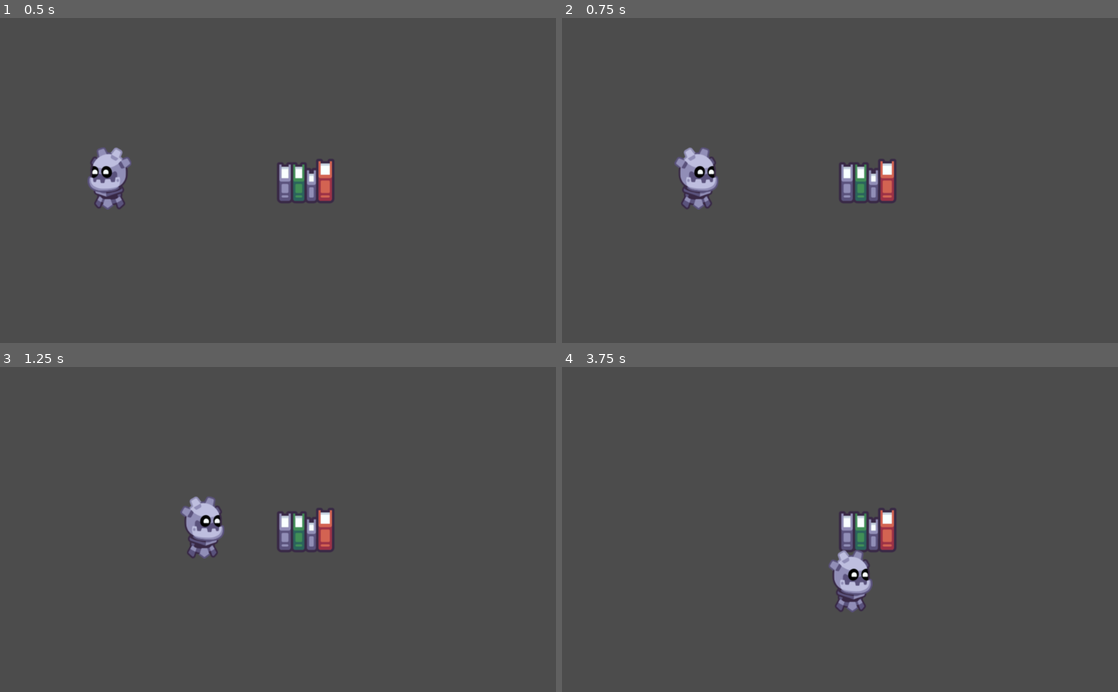
Above: before the commit, frames 1-4 (two rows, left to right).
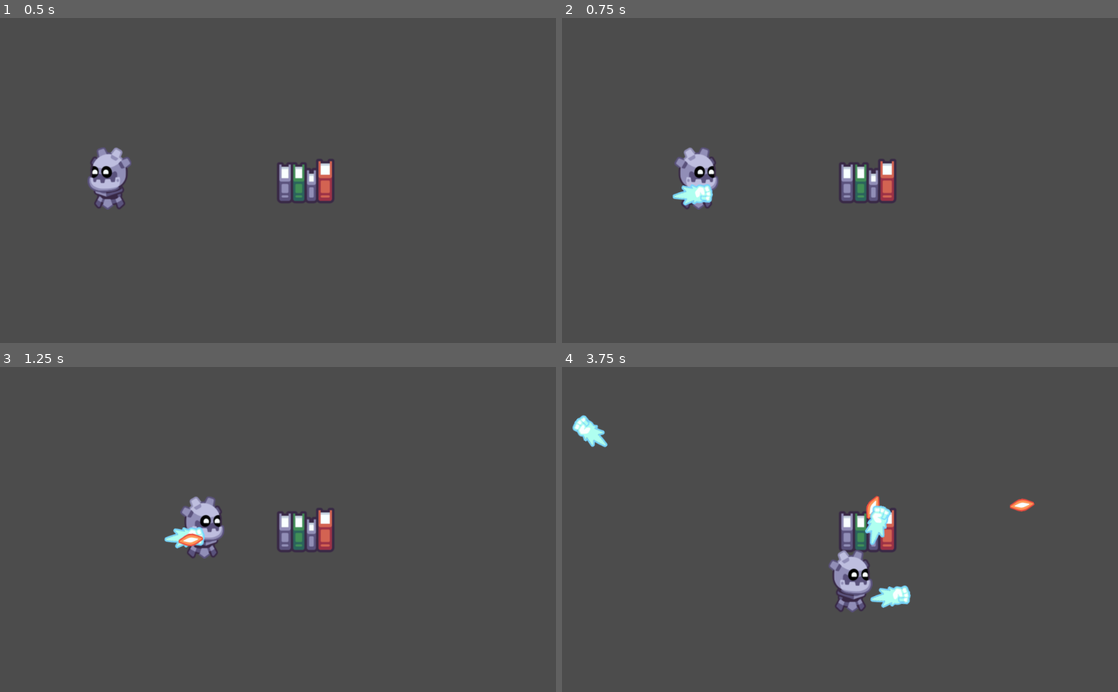
Above: after the commit, the same moments.

Repository: NPGodotEngine/Hack_And_Slash
Game: Godot game, scene res://Levels/TestLevel.tscn
Same seed, same stepped clock (60 frames per second), same inputs: the game is played once before the commit and once after it. The project has no main scene, so this scene is started directly.
Inputs (mouse positions are in pixels of both pictures, inside the frame that each line leads up to):
- Up to frame 1 (0.5 s): no input
- Up to frame 2 (0.75 s): tap Enter at 0.5 s; move the mouse to (962, 164) at 0.52 s; press the mouse at (962, 164) at 0.53 s; hold D (move_right) from 0.53 s (still down)
- Up to frame 3 (1.25 s): keep holding D (move_right); right-click (400, 513) at 0.8 s
- Up to frame 4 (3.75 s): move the mouse to (728, 545) at 1.27 s; release D (move_right) at 1.28 s; release the mouse at (728, 545) at 1.28 s; hold S (move_down) 1.28-2.03 s; right-click (728, 545) at 1.35 s; click (728, 545) at 1.55 s; move the mouse to (895, 458) at 2.02 s; press the mouse at (895, 458) at 2.03 s; hold D (move_right) 2.03-2.78 s; right-click (895, 458) at 2.3 s; move the mouse to (812, 594) at 2.77 s; release the mouse at (812, 594) at 2.78 s; hold W (move_up) 2.78-3.53 s; right-click (812, 594) at 2.85 s; click (812, 594) at 3.05 s; move the mouse to (1006, 578) at 3.52 s; press the mouse at (1006, 578) at 3.53 s; hold A (move_left) from 3.53 s (still down)

Frame 1 is identical in both runs. In frame 2, 0.3% of the frame differs, in the area x 19-28%, y 51-58%; in frame 3, 0.3%; in frame 4, 1.3%, in the area x 1-85%, y 14-75%.

Commit message:
add ActiveSkillHolder and generice ActiveSkill. Shoot active skill that is assigned to the slot.

Diff:
--- /dev/null
+++ b/Bullets/Bullet.gd
@@ -0,0 +1,31 @@
+extends Area2D
+
+# Bullet speed
+export var speed := 200.0
+
+# Bullet damage
+export var damage := 0
+
+# Bullet life span duration
+export var life_span := 3.0
+
+# Life span timer
+onready var life_span_timer := $LifeSpanTimer
+
+# Bullet travel direction
+var direction := Vector2.ZERO
+
+func _ready() -> void:
+    life_span_timer.wait_time = life_span
+    life_span_timer.one_shot = true
+    life_span_timer.connect("timeout", self, "queue_free")
+    life_span_timer.start()
+
+func _exit_tree() -> void:
+    if life_span_timer:
+        life_span_timer.disconnect("timeout", self, "queue_free")
+
+func _physics_process(delta: float) -> void:
+    var velocity := direction.normalized() * speed * delta
+    global_rotation = direction.angle()
+    global_position += velocity
--- /dev/null
+++ b/Bullets/FireBullet/FireBullet.tscn
@@ -0,0 +1,19 @@
+[gd_scene load_steps=4 format=2]
+
+[ext_resource path="res://Bullets/Bullet.gd" type="Script" id=1]
+[ext_resource path="res://Bullets/FireBullet/fire.png" type="Texture" id=2]
+
+[sub_resource type="CircleShape2D" id=1]
+radius = 12.0
+
+[node name="FireBullet" type="Area2D"]
+position = Vector2( 85, 318 )
+script = ExtResource( 1 )
+
+[node name="Skin" type="Sprite" parent="."]
+texture = ExtResource( 2 )
+
+[node name="CollisionShape2D" type="CollisionShape2D" parent="."]
+shape = SubResource( 1 )
+
+[node name="LifeSpanTimer" type="Timer" parent="."]
--- /dev/null
+++ b/Bullets/IceBullet/IceBullet.tscn
@@ -0,0 +1,11 @@
+[gd_scene load_steps=4 format=2]
+
+[ext_resource path="res://Bullets/FireBullet/FireBullet.tscn" type="PackedScene" id=1]
+[ext_resource path="res://Bullets/IceBullet/ice.png" type="Texture" id=2]
+[ext_resource path="res://Bullets/Bullet.gd" type="Script" id=3]
+
+[node name="IceBullet" instance=ExtResource( 1 )]
+script = ExtResource( 3 )
+
+[node name="Skin" parent="." index="0"]
+texture = ExtResource( 2 )
--- a/Player/Player.tscn
+++ b/Player/Player.tscn
@@ -1,8 +1,11 @@
-[gd_scene load_steps=5 format=2]
+[gd_scene load_steps=8 format=2]
 
 [ext_resource path="res://Player/Player.png" type="Texture" id=1]
 [ext_resource path="res://Player/Player.gd" type="Script" id=2]
 [ext_resource path="res://Player/PlayerSkin.gd" type="Script" id=3]
+[ext_resource path="res://Skills/ActiveSkillHolder/ActiveSkillHolder.tscn" type="PackedScene" id=4]
+[ext_resource path="res://Skills/ActiveSkills/FireSkill/FireSkill.tscn" type="PackedScene" id=5]
+[ext_resource path="res://Skills/ActiveSkills/IceSkill/IceSkill.tscn" type="PackedScene" id=6]
 
 [sub_resource type="CapsuleShape2D" id=1]
 radius = 36.0
@@ -20,3 +23,7 @@
 [node name="CollisionShape2D" type="CollisionShape2D" parent="."]
 position = Vector2( 1, -46 )
 shape = SubResource( 1 )
+
+[node name="ActiveSkillHolder" parent="." instance=ExtResource( 4 )]
+position = Vector2( 0, -14 )
+skills = [ ExtResource( 6 ), ExtResource( 5 ) ]
--- /dev/null
+++ b/Skills/ActiveSkillHolder/ActiveSkillHolder.gd
@@ -0,0 +1,38 @@
+# A class holde number of active skills
+# and control of active skill
+class_name ActiveSkillHolder
+extends Position2D
+
+# Number of active skills allowed to be use
+const NUM_SKILLS = 2
+
+# For quick load up preset skill
+export (Array, PackedScene) var skills = []
+
+# List of active skills
+var active_skills: Array = []
+
+func _ready() -> void:
+    active_skills.resize(NUM_SKILLS)
+
+    # load up preset skills
+    for i in skills.size():
+        var skill: ActiveSkill = skills[i].instance()
+        add_child(skill)
+        skill.position = Vector2.ZERO
+        skill.rotation = rotation
+        active_skills[i] = skill
+
+func _physics_process(_delta: float) -> void:
+    # Face mouse position
+    look_at(get_global_mouse_position())
+
+    # Tell first skill to shoot
+    if Input.is_action_pressed("primary"):
+        if active_skills[0]:
+            active_skills[0].shoot_skill()
+
+    # Tell second skill to shoot
+    if Input.is_action_pressed("secondary"):
+        if active_skills[1]:
+            active_skills[1].shoot_skill()
--- /dev/null
+++ b/Skills/ActiveSkillHolder/ActiveSkillHolder.tscn
@@ -0,0 +1,7 @@
+[gd_scene load_steps=2 format=2]
+
+[ext_resource path="res://Skills/ActiveSkillHolder/ActiveSkillHolder.gd" type="Script" id=1]
+
+[node name="ActiveSkillHolder" type="Position2D"]
+position = Vector2( 228, 228 )
+script = ExtResource( 1 )
--- /dev/null
+++ b/Skills/ActiveSkills/ActiveSkill.gd
@@ -0,0 +1,44 @@
+# Any active skills must subclass of this class
+# and implement shoot_skill method then call
+# start_cool_down method at right time to
+# begin cool down
+class_name ActiveSkill
+extends Node2D
+
+# CoolDown duration of skill
+export (float) var cooldown_duration := 1.0
+
+# Skill damage
+export (int) var damage := 10
+
+# CoolDown timer
+onready var cool_dwon_timer := $CoolDownTimer
+
+# Is skill ready to be used
+var is_skill_ready: bool = true
+
+func _ready() -> void:
+    cool_dwon_timer.wait_time = cooldown_duration
+    cool_dwon_timer.one_shot = true
+    cool_dwon_timer.connect("timeout", self, "_on_cool_down_timer_timeout")
+
+func _exit_tree() -> void:
+    if cool_dwon_timer:
+        cool_dwon_timer.disconnect("timeout", self, "_on_cool_down_timer_timeout")
+
+func _on_cool_down_timer_timeout() -> void:
+    is_skill_ready = true
+
+# Begin skill cool down
+func start_cool_down() -> void:
+    is_skill_ready = false
+
+    # Don't start timer if during cool down
+    if cool_dwon_timer.time_left > 0:
+        return
+
+    cool_dwon_timer.start()
+
+# Shoot skill
+func shoot_skill() -> void:
+    pass
--- /dev/null
+++ b/Skills/ActiveSkills/FireSkill/FireSkill.tscn
@@ -0,0 +1,16 @@
+[gd_scene load_steps=4 format=2]
+
+[ext_resource path="res://Bullets/FireBullet/fire.png" type="Texture" id=1]
+[ext_resource path="res://Skills/ActiveSkills/ProjectileSkill.gd" type="Script" id=2]
+[ext_resource path="res://Bullets/FireBullet/FireBullet.tscn" type="PackedScene" id=3]
+
+[node name="FireSkill" type="Node2D"]
+position = Vector2( 151, 153 )
+script = ExtResource( 2 )
+projectile = ExtResource( 3 )
+
+[node name="CoolDownTimer" type="Timer" parent="."]
+
+[node name="Sprite" type="Sprite" parent="."]
+visible = false
+texture = ExtResource( 1 )
--- /dev/null
+++ b/Skills/ActiveSkills/IceSkill/IceSkill.tscn
@@ -0,0 +1,11 @@
+[gd_scene load_steps=4 format=2]
+
+[ext_resource path="res://Skills/ActiveSkills/FireSkill/FireSkill.tscn" type="PackedScene" id=1]
+[ext_resource path="res://Bullets/IceBullet/ice.png" type="Texture" id=3]
+[ext_resource path="res://Bullets/IceBullet/IceBullet.tscn" type="PackedScene" id=4]
+
+[node name="IceSkill" instance=ExtResource( 1 )]
+projectile = ExtResource( 4 )
+
+[node name="Sprite" parent="." index="1"]
+texture = ExtResource( 3 )
--- /dev/null
+++ b/Skills/ActiveSkills/ProjectileSkill.gd
@@ -0,0 +1,18 @@
+extends ActiveSkill
+
+# Projectile that skill will instantiate and shoot
+export (PackedScene) var projectile: PackedScene = null
+
+func shoot_skill() -> void:
+    assert(projectile , "project tile not given")
+
+    if not is_skill_ready:
+        return
+
+    var projectile_instance = projectile.instance()
+    get_tree().current_scene.add_child(projectile_instance)
+    projectile_instance.direction = (get_global_mouse_position() - global_position).normalized()
+    projectile_instance.damage = damage
+    projectile_instance.global_position = global_position
+
+    start_cool_down()
--- a/project.godot
+++ b/project.godot
@@ -9,12 +9,24 @@
 config_version=4
 
 _global_script_classes=[ {
+"base": "Node2D",
+"class": "ActiveSkill",
+"language": "GDScript",
+"path": "res://Skills/ActiveSkills/ActiveSkill.gd"
+}, {
+"base": "Position2D",
+"class": "ActiveSkillHolder",
+"language": "GDScript",
+"path": "res://Skills/ActiveSkillHolder/ActiveSkillHolder.gd"
+}, {
 "base": "KinematicBody2D",
 "class": "Player",
 "language": "GDScript",
 "path": "res://Player/Player.gd"
 } ]
 _global_script_class_icons={
+"ActiveSkill": "",
+"ActiveSkillHolder": "",
 "Player": ""
 }
 
@@ -54,6 +66,16 @@
 "events": [ Object(InputEventKey,"resource_local_to_scene":false,"resource_name":"","device":0,"alt":false,"shift":false,"control":false,"meta":false,"command":false,"pressed":false,"scancode":0,"physical_scancode":83,"unicode":0,"echo":false,"script":null)
  ]
 }
+primary={
+"deadzone": 0.5,
+"events": [ Object(InputEventMouseButton,"resource_local_to_scene":false,"resource_name":"","device":-1,"alt":false,"shift":false,"control":false,"meta":false,"command":false,"button_mask":0,"position":Vector2( 0, 0 ),"global_position":Vector2( 0, 0 ),"factor":1.0,"button_index":1,"pressed":false,"doubleclick":false,"script":null)
+ ]
+}
+secondary={
+"deadzone": 0.5,
+"events": [ Object(InputEventMouseButton,"resource_local_to_scene":false,"resource_name":"","device":-1,"alt":false,"shift":false,"control":false,"meta":false,"command":false,"button_mask":0,"position":Vector2( 0, 0 ),"global_position":Vector2( 0, 0 ),"factor":1.0,"button_index":2,"pressed":false,"doubleclick":false,"script":null)
+ ]
+}
 
 [physics]
 
Binary file added: Bullets/FireBullet/fire.png
Not shown, added: Bullets/FireBullet/fire.png.import
Binary file added: Bullets/IceBullet/ice.png
Not shown, added: Bullets/IceBullet/ice.png.import
